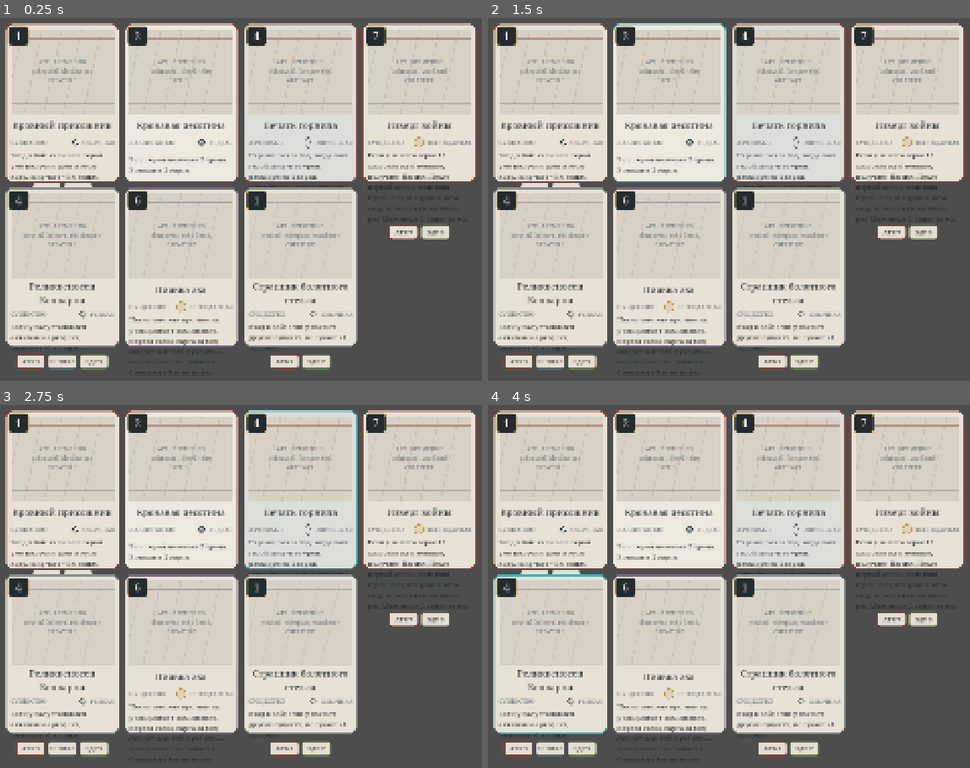
Above: before the commit, frames 1-4 (two rows, left to right).
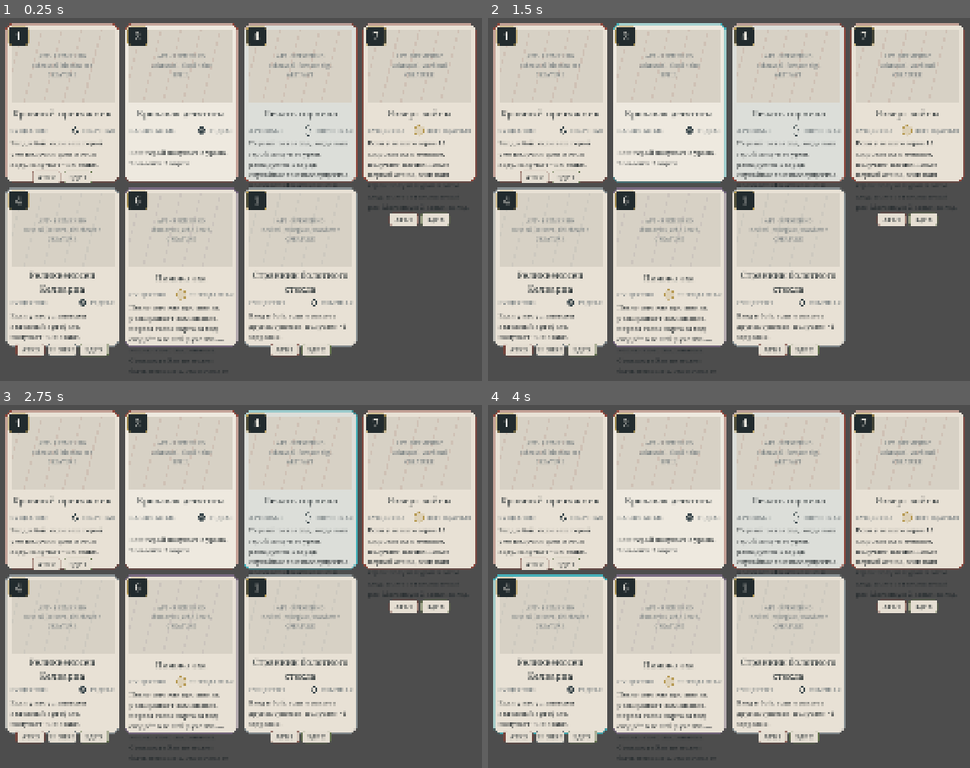
Above: after the commit, the same moments.

Repository: ilsafgilmullin/odraveth
Game: Godot game, scene res://scenes/common/card_visual_preview.tscn
Same seed, same stepped clock (60 frames per second), same inputs: the game is played once before the commit and once after it. This scene is started directly instead of the project's main scene.
Inputs:
- Up to frame 1 (0.25 s): no input
- Up to frame 2 (1.5 s): click "1" at 0.5 s; click "2" at 1.25 s
- Up to frame 3 (2.75 s): click "4" at 2 s
- Up to frame 4 (4 s): click "7" at 2.75 s; click "4" at 3.5 s

The runs differ from the first frame. In frame 1, 16% of the frame differs, in the area x 1-98%, y 5-98%; in frame 2, 16%; in frame 3, 16%; in frame 4, 16%.

Commit message:
Stage 7D: fit full card content to 5x7 shell

Diff:
--- a/scripts/ui/cards/full_card_view.gd
+++ b/scripts/ui/cards/full_card_view.gd
@@ -123,7 +123,7 @@
 
 	var art_wrap := MarginContainer.new()
 	art_wrap.name = "ArtWrap"
-	art_wrap.custom_minimum_size.y = 242
+	art_wrap.custom_minimum_size.y = 210
 	art_wrap.size_flags_vertical = Control.SIZE_EXPAND_FILL
 	art_wrap.mouse_filter = Control.MOUSE_FILTER_IGNORE
 	stack.add_child(art_wrap)
@@ -172,7 +172,7 @@
 
 	name_label = Label.new()
 	name_label.name = "CardName"
-	name_label.custom_minimum_size.y = 54
+	name_label.custom_minimum_size.y = 52
 	name_label.horizontal_alignment = HORIZONTAL_ALIGNMENT_CENTER
 	name_label.vertical_alignment = VERTICAL_ALIGNMENT_CENTER
 	name_label.autowrap_mode = TextServer.AUTOWRAP_WORD_SMART
@@ -184,7 +184,7 @@
 
 	var meta := HBoxContainer.new()
 	meta.name = "MetaRow"
-	meta.custom_minimum_size.y = 34
+	meta.custom_minimum_size.y = 32
 	meta.mouse_filter = Control.MOUSE_FILTER_IGNORE
 	stack.add_child(meta)
 	type_label = Label.new()
@@ -207,7 +207,7 @@
 
 	rules_label = Label.new()
 	rules_label.name = "RulesText"
-	rules_label.custom_minimum_size.y = 82
+	rules_label.custom_minimum_size.y = 70
 	rules_label.size_flags_vertical = Control.SIZE_EXPAND_FILL
 	rules_label.autowrap_mode = TextServer.AUTOWRAP_WORD_SMART
 	rules_label.clip_text = false
@@ -219,7 +219,7 @@
 
 	stats_row = HBoxContainer.new()
 	stats_row.name = "StatsRow"
-	stats_row.custom_minimum_size.y = 42
+	stats_row.custom_minimum_size.y = 38
 	stats_row.alignment = BoxContainer.ALIGNMENT_CENTER
 	stats_row.add_theme_constant_override("separation", 8)
 	stats_row.mouse_filter = Control.MOUSE_FILTER_IGNORE
@@ -234,7 +234,9 @@
 	health_badge = null
 	charges_badge = null
 	if presentation == null:
+		stats_row.visible = false
 		return
+	stats_row.visible = presentation.is_creature() or presentation.shows_charges()
 	if presentation.is_creature():
 		attack_badge = _stat_badge("АТК", presentation.attack, Color("76453d"))
 		stats_row.add_child(attack_badge)
